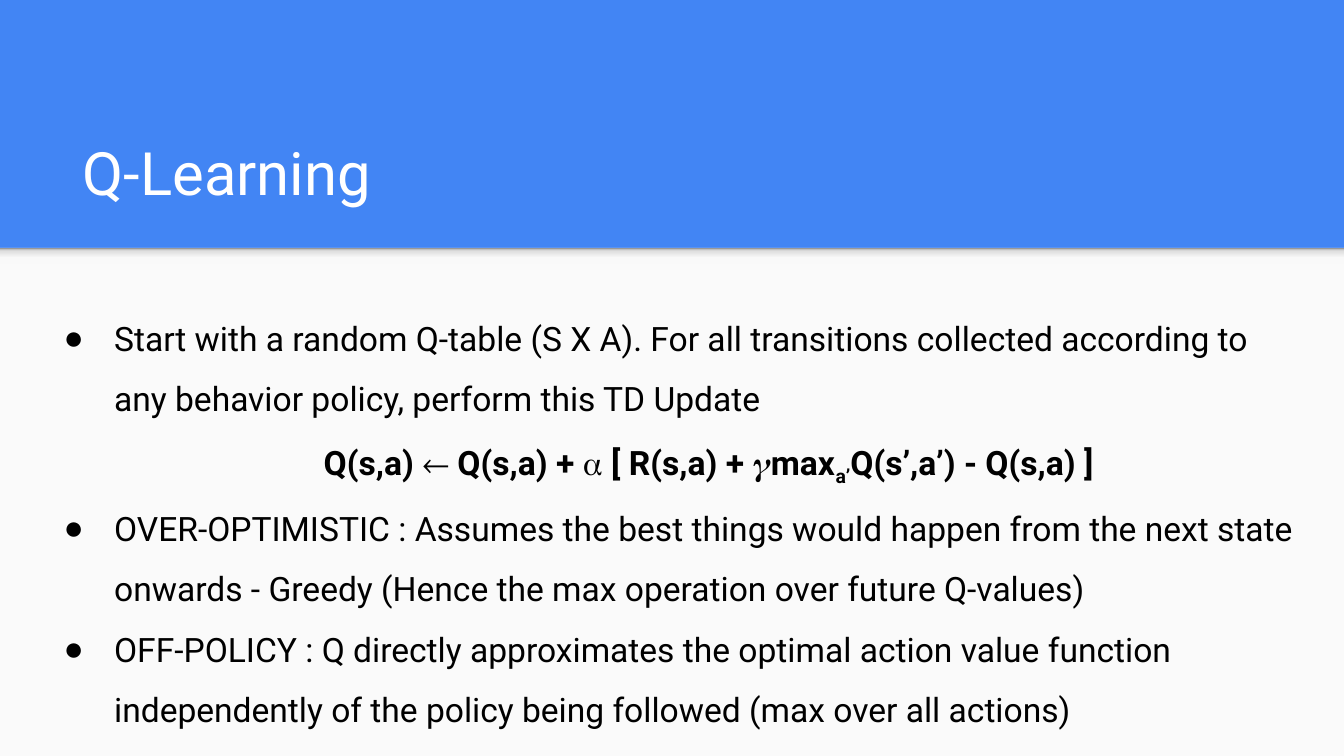
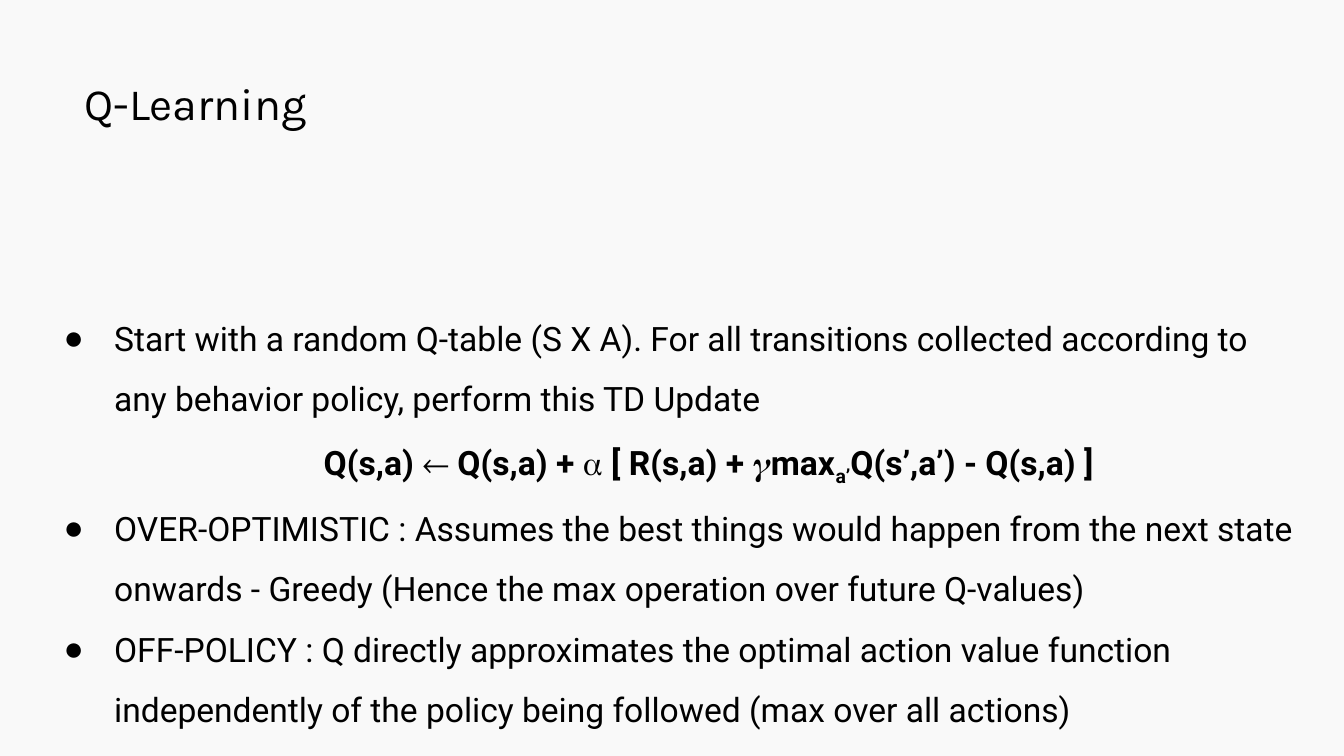
Before and after one commit to Harvard-IACS/2019-CS109B, a slide deck: slide 54 of content/lectures/lecture14/presentation/cs109b_lecture14_RL.pptx (slide 24 before the commit). Drawn at 1344x756 pixels with LibreOffice and Linux fonts; fonts in the diff are those of the drawing. Boxes give left, top, right and bottom in pixels: in the first picture for what was removed or moved away, otherwise in the second. Text is boxed around its words. In the diff, an @@ line names an element or a change of style, - is before the commit and + after.

```diff
--- a/content/lectures/lecture14/presentation/cs109b_lecture14_RL.pptx
+++ b/content/lectures/lecture14/presentation/cs109b_lecture14_RL.pptx
@@ background #4285F4 to #F9F9F9 @@
@@ title "Q-Learning": place and size @@
-title "Q-Learning" at [83,152,371,208]
+title "Q-Learning" at [84,89,306,131]
@@ title "Q-Learning" at [84,89,306,131]: size 32 to 24 pt, font Roboto to Karla, text colour #FFFFFF to #000000 @@
@@ rectangle removed at [0,247,1344,755] @@
@@ rectangle removed at [0,247,1344,263] @@
```
Also in this commit, not shown: 16 other slides changed, 41 slides added, 11 slides removed, 1 other file.
